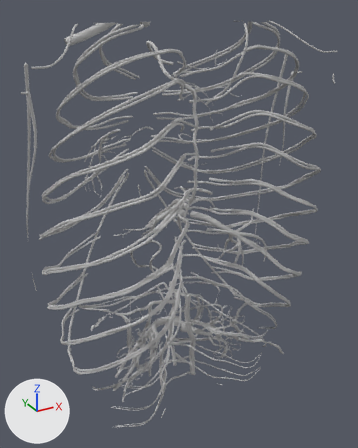
Two versions of the glTF model data/region_torso_extended_lod1.glb, one commit apart.
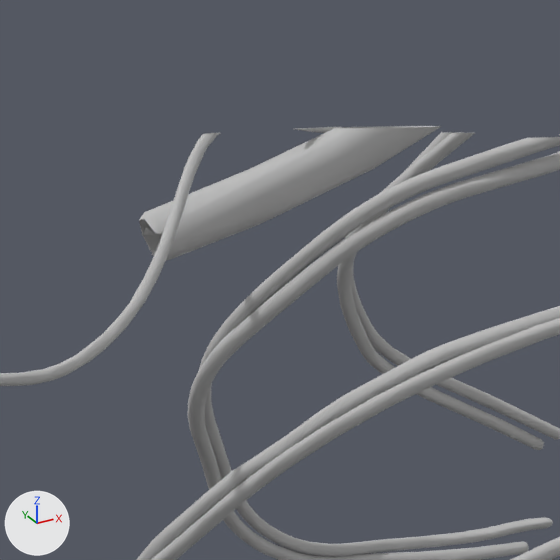
The first picture shows the older version from a 50 mm lens placed at (-21.3, -38.8, 57.2), pointed at (0.4, 0.6, 37.5). The close-ups show the older and then the newer version on the part from 11% to 39% of the width and 0% to 22% of the height of that picture. Only the edits that show in the close-ups are written down. Every picture has the same lights, and +X, +Y and +Z are marked at lower left.

Objects in the first close-up: 'FJ1973', 'FJ1974', 'FJ1975', 'FJ1985', 'FJ2250', 'FJ3486'.
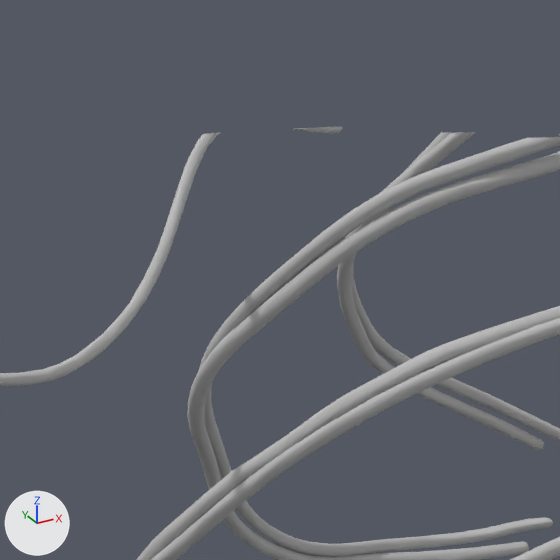
Boxes [x1, y1, x2, y2] around the edits, measured in the close-ups (560 x 560 px):
'FJ3486', deleted: before [139, 126, 441, 260]

The change in detail:
Object 'FJ3486' (ob_fj3486) is deleted.
